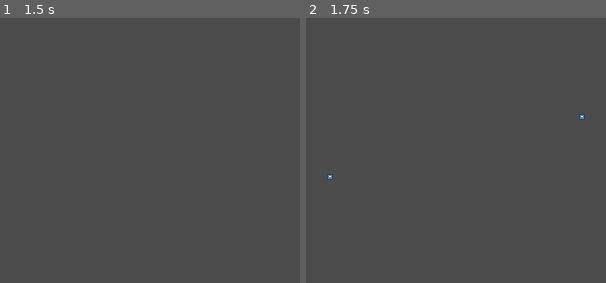
Above: before the commit, frames 1-2 (left to right).
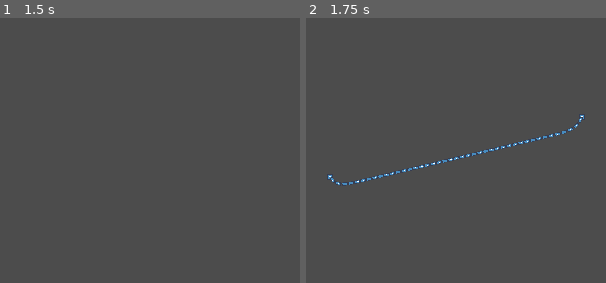
Above: after the commit, the same moments.

Repository: tjspross/chain_game
Game: Godot game, scene res://World.tscn
Two runs of this game, one before a commit and one after it. Both use one fixed random seed, a clock stepped at 60 frames per second and the inputs below. The engine's default icon, where the game draws it, is replaced by a stand-in: a white triangle on a blue panel in a dark square.
Inputs (mouse positions are % of the whole screen's width and height, from its top left):
- Up to frame 1 (1.5 s): tap Enter at 0.5 s; move the mouse to (72, 47) at 0.52 s; hold D (move_right) 0.53-1.28 s; click (72, 47) at 0.67 s; move the mouse to (30, 58) at 1.27 s; hold S (move_down) from 1.28 s (still down); click (30, 58) at 1.42 s
- Up to frame 2 (1.75 s): keep holding S (move_down)
The pictures show only the part of the screen within x 26-76%, y 28-78%; the shares and areas given below are measured in that part.

Frame 1 is identical in both runs. In frame 2, 0.5% of the frame differs, in the area x 8-93%, y 37-64%.

Commit message:
finish basic chain object
Got a basic chain implemented.  It's currently way too springy and bouncy - will need also need to add some sort of controller to the last node in the chain to allow player to control it

Diff:
--- a/ChainGang/Chain.gd
+++ b/ChainGang/Chain.gd
@@ -15,7 +15,6 @@
 	end_pos = chain_end_link.get_node("CollisionShape/Joint").global_position
 
 	var distance = start_pos.distance_to(end_pos)
-	print(distance)
 	var link_amount = round(distance / link_length)
 	var spawn_angle = (end_pos - start_pos).angle() - PI/2
 
@@ -26,14 +25,13 @@
 	for i in link_amount:
 		parent = add_link(parent, i, spawn_angle)
 		parent.set_name("chain_link_"+str(i))
-		print(parent)
 		chain_links.append(parent)
 
 		var joint_pos = parent.get_node("CollisionShape/Joint").global_position
 		if joint_pos.distance_to(end_pos) < chain_close_tolerance:
 			break
 	chain_end_link.get_node("CollisionShape/Joint").node_a = chain_end_link.get_path()
-	chain_end_link.get_node("CollisionShape/Joint").node_b = chain_links[0].get_path()
+	chain_end_link.get_node("CollisionShape/Joint").node_b = chain_links[-1].get_path()
 
 func add_link(parent:Object, id:int, spawn_angle:float) -> Object:
 	var joint : PinJoint2D = parent.get_node("CollisionShape/Joint") as PinJoint2D
@@ -43,8 +41,7 @@
 	link.parent = self
 	link.id = id
 	add_child(link)
-	print(parent.get_path())
-	#link.node_a = parent.get_path()
-	#link.node_b = link.get_path()
+	joint.node_a = parent.get_path()
+	joint.node_b = link.get_path()
 
 	return link
--- a/ChainGang/ChainEndLink.tscn
+++ b/ChainGang/ChainEndLink.tscn
@@ -1,11 +1,15 @@
-[gd_scene load_steps=2 format=2]
+[gd_scene load_steps=3 format=2]
 
 [ext_resource path="res://icon.png" type="Texture" id=1]
+
+[sub_resource type="CircleShape2D" id=1]
+radius = 4.0
 
 [node name="ChainEndLink" type="RigidBody2D"]
 mode = 1
 
 [node name="CollisionShape" type="CollisionShape2D" parent="."]
+shape = SubResource( 1 )
 
 [node name="Joint" type="PinJoint2D" parent="CollisionShape"]
 
--- a/ChainGang/ChainLink.tscn
+++ b/ChainGang/ChainLink.tscn
@@ -1,12 +1,14 @@
-[gd_scene load_steps=3 format=2]
+[gd_scene load_steps=4 format=2]
 
 [ext_resource path="res://ChainLink.gd" type="Script" id=1]
+[ext_resource path="res://icon.png" type="Texture" id=2]
 
 [sub_resource type="CapsuleShape2D" id=1]
 radius = 2.0
 height = 2.0
 
 [node name="ChainLink" type="RigidBody2D"]
+gravity_scale = 4.0
 script = ExtResource( 1 )
 
 [node name="CollisionShape" type="CollisionShape2D" parent="."]
@@ -15,3 +17,10 @@
 
 [node name="Joint" type="PinJoint2D" parent="CollisionShape"]
 position = Vector2( 0, 3 )
+bias = 0.402
+softness = 1.0
+
+[node name="Sprite" type="Sprite" parent="."]
+position = Vector2( 0, 3 )
+scale = Vector2( 0.05, 0.1 )
+texture = ExtResource( 2 )
